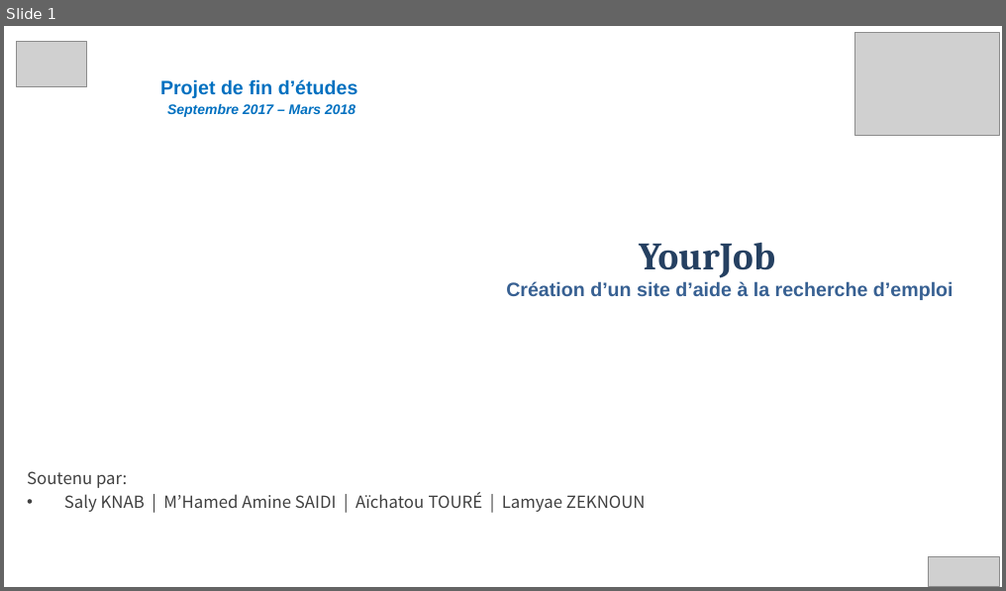
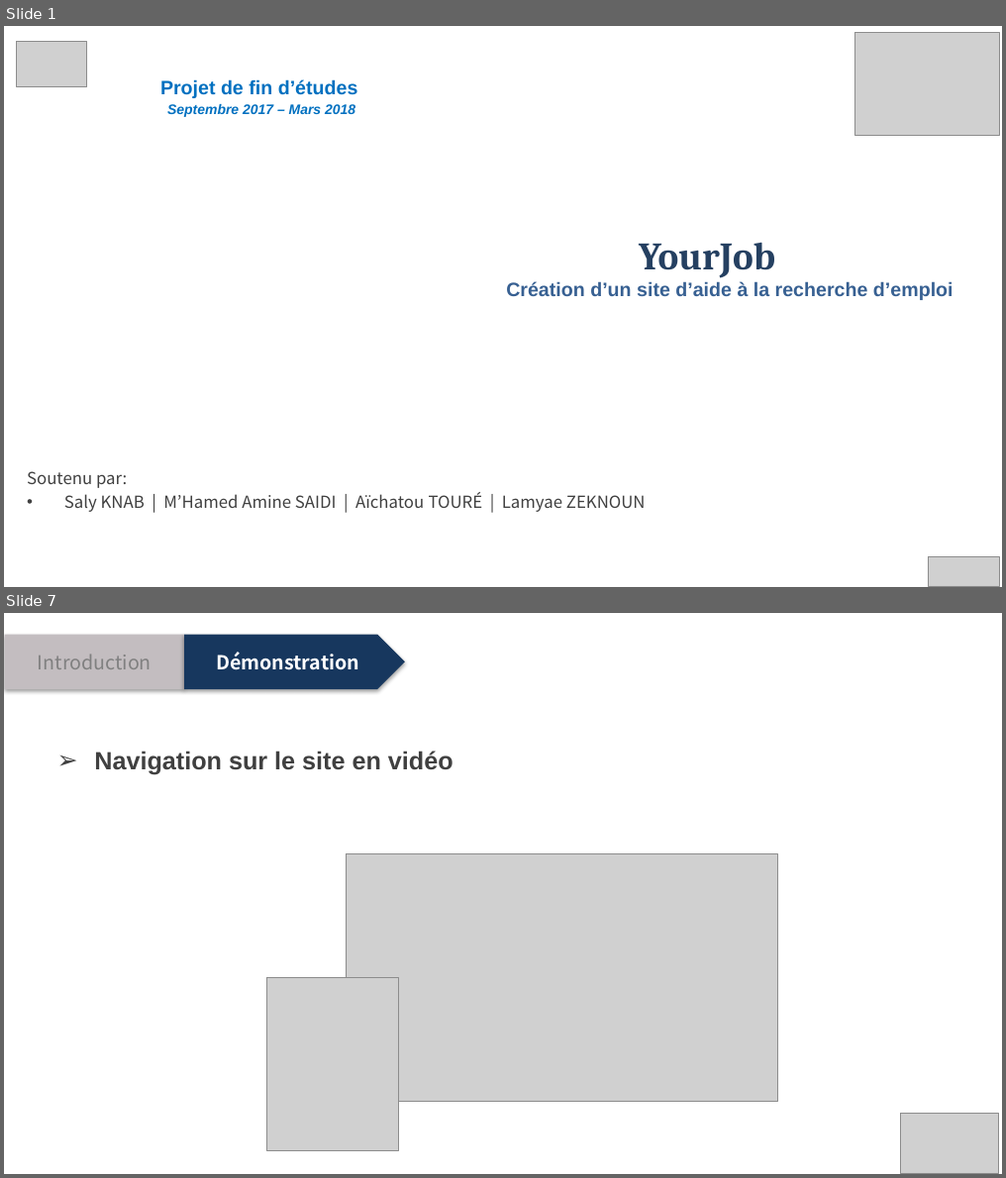
Before and after one commit to zeknoun/yourjob1, a slide deck: Presentation_projet.pptx. Shown one above the other, each under a label of ours: slide 1 before the commit, slides 1 and 7 after it; the slides between them are not shown. The pictures are 1006x591 and 1006x1178 pixels, drawn with LibreOffice and Linux fonts; fonts in the diff are those of the drawing; grey boxes stand for pictures; background and template pictures are left out. Boxes give left, top, right and bottom in pixels: in the first picture for what was removed or moved away, otherwise in the second. Text is boxed around its words. In the diff, an @@ line names an element or a change of style, - is before the commit and + after.

```diff
--- a/Presentation_projet.pptx
+++ b/Presentation_projet.pptx
@@ slide 7 added at bbox=[4, 613, 1002, 1174], background picture (left out) @@
@@ pentagon arrow added at bbox=[5, 634, 184, 689], fill #C3BDC0, 14 pt, text #808080 @@
+Introduction
@@ pentagon arrow added at bbox=[184, 634, 405, 689], fill #17375E, 14 pt, text #FFFFFF, bold @@
+Démonstration
@@ title added at bbox=[94, 751, 453, 775], 18 pt, text #404040, bold @@
+➢ Navigation sur le site en vidéo
@@ picture added at bbox=[347, 855, 778, 1102] @@
@@ picture added at bbox=[267, 978, 398, 1151] @@
@@ picture added at bbox=[900, 1113, 998, 1173] @@
```
Also in this commit, not shown: 9 slides changed, 4 other slides added, 6 slides removed.
